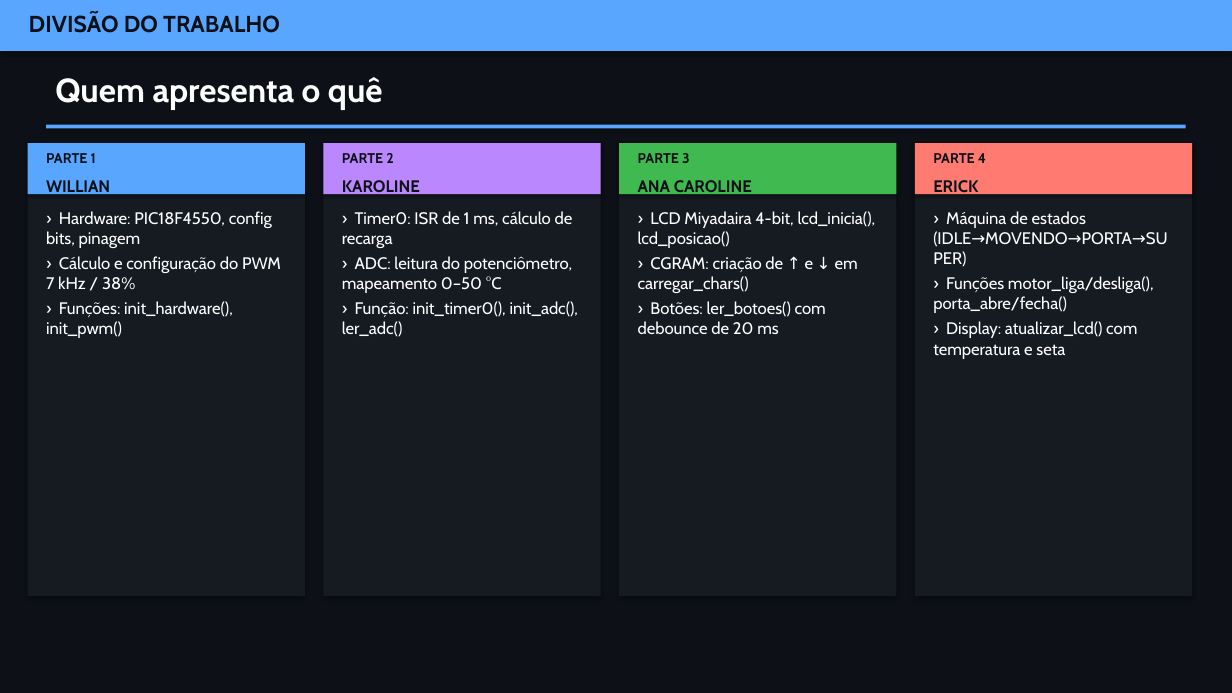
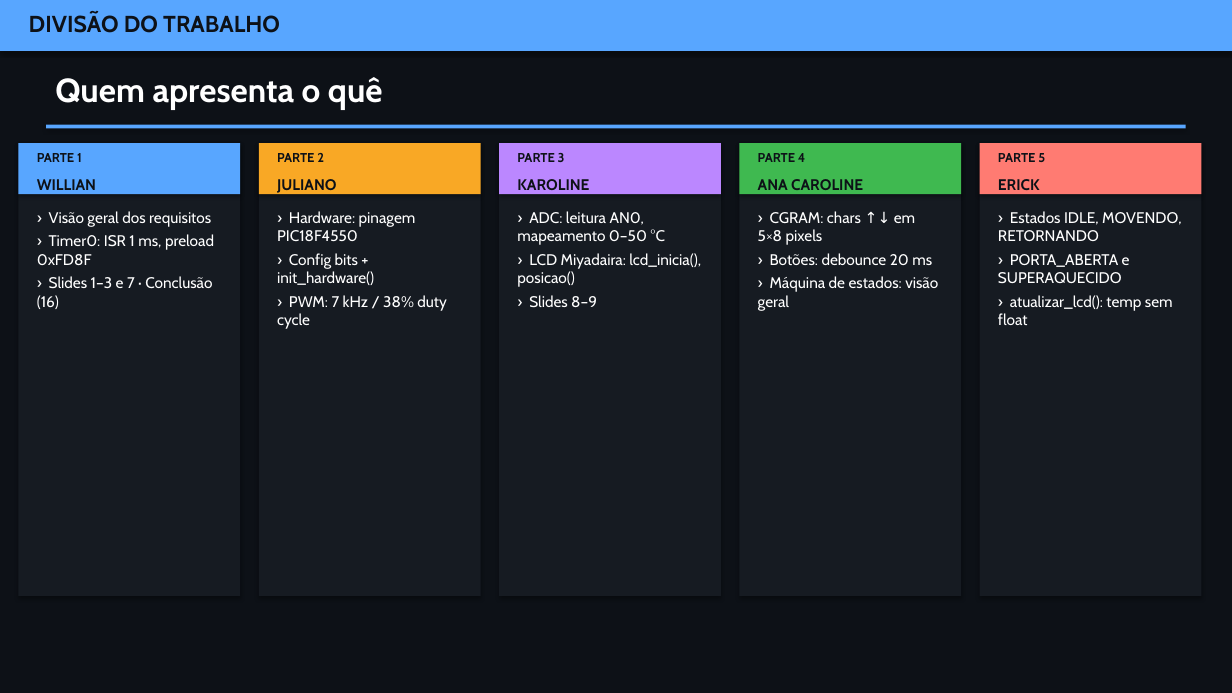
Before and after one commit to Eng-Willian-DS/elevador-pic18, a slide deck: slide 3 of Central_Elevador.pptx. Drawn at 1232x693 pixels with LibreOffice and Linux fonts; fonts in the diff are those of the drawing. Boxes give left, top, right and bottom in pixels: in the first picture for what was removed or moved away, otherwise in the second. Text is boxed around its words. In the diff, an @@ line names an element or a change of style, - is before the commit and + after.

```diff
--- a/Central_Elevador.pptx
+++ b/Central_Elevador.pptx
@@ rectangle: place and size @@
-rectangle at [28,143,305,596]
+rectangle at [18,143,240,596]
@@ rectangle: place and size @@
-rectangle at [28,143,305,194]
+rectangle at [18,143,240,194]
@@ text "PARTE 1": place and size @@
-text "PARTE 1" at [46,153,96,163]
+text "PARTE 1" at [37,153,82,162]
@@ rectangle: place and size @@
-rectangle at [323,143,601,596]
+rectangle at [259,143,481,596]
@@ rectangle: place and size @@
-rectangle at [323,143,601,194]
+rectangle at [259,143,481,194]
@@ rectangle at [259,143,481,194]: fill #BB87FF to #F9A825 @@
@@ text "PARTE 2": place and size @@
-text "PARTE 2" at [342,153,393,163]
+text "PARTE 2" at [277,153,324,162]
@@ rectangle: place and size @@
-rectangle at [619,143,897,596]
+rectangle at [499,143,721,596]
@@ rectangle: place and size @@
-rectangle at [619,143,897,194]
+rectangle at [499,143,721,194]
@@ rectangle at [499,143,721,194]: fill #3FB950 to #BB87FF @@
@@ text "PARTE 3": place and size @@
-text "PARTE 3" at [638,153,690,163]
+text "PARTE 3" at [517,153,565,162]
@@ rectangle: place and size @@
-rectangle at [915,143,1192,596]
+rectangle at [739,143,961,596]
@@ rectangle added at [739,143,961,194], fill #3FB950 @@
@@ size 11 to 10 pt in 4 elements at [37,153,82,162], [277,153,324,162], [517,153,565,162], [758,153,805,162] @@
@@ text "PARTE 4": place and size @@
-text "PARTE 4" at [933,153,986,163]
+text "PARTE 4" at [758,153,805,162]
@@ rectangle: place and size @@
-rectangle at [915,143,1192,194]
+rectangle at [980,143,1202,194]
@@ rectangle added at [980,143,1202,596], fill #161B22 @@
@@ text "WILLIAN": place and size @@
-text "WILLIAN" at [46,180,110,196]
+text "WILLIAN" at [37,179,96,195]
@@ text added at [277,179,337,195], 12 pt, text #0D1117, bold @@
+JULIANO
@@ size 13 to 12 pt in 4 elements at [37,179,96,195], [998,179,1040,195], [758,179,863,195], [517,179,589,195] @@
@@ text "KAROLINE": place and size @@
-text "KAROLINE" at [342,180,420,196]
+text "KAROLINE" at [517,179,589,195]
@@ text "ANA CAROLINE": place and size @@
-text "ANA CAROLINE" at [638,180,752,196]
+text "ANA CAROLINE" at [758,179,863,195]
@@ text "ERICK": place and size @@
-text "ERICK" at [933,178,978,196]
+text "ERICK" at [998,179,1040,195]
@@ text added at [998,153,1045,162], 10 pt, text #0D1117, bold @@
+PARTE 5
@@ text at [37,211,214,309]: text changed; size 13 to 12 pt @@
-› Hardware: PIC18F4550, config bits, pinagem
-› Cálculo e configuração do PWM 7 kHz / 38%
-› Funções: init_hardware(), init_pwm()
+› Visão geral dos requisitos
+› Timer0: ISR 1 ms, preload 0xFD8F
+› Slides 1–3 e 7 · Conclusão (16)
@@ text at [277,211,447,329]: text changed; size 13 to 12 pt @@
-› Timer0: ISR de 1 ms, cálculo de recarga
-› ADC: leitura do potenciômetro, mapeamento 0–50 °C
-› Função: init_timer0(), init_adc(), ler_adc()
+› Hardware: pinagem PIC18F4550
+› Config bits + init_hardware()
+› PWM: 7 kHz / 38% duty cycle
@@ text at [517,211,701,308]: text changed; size 13 to 12 pt @@
-› LCD Miyadaira 4-bit, lcd_inicia(), lcd_posicao()
-› CGRAM: criação de ↑ e ↓ em carregar_chars()
-› Botões: ler_botoes() com debounce de 20 ms
+› ADC: leitura AN0, mapeamento 0–50 °C
+› LCD Miyadaira: lcd_inicia(), posicao()
+› Slides 8–9
@@ text at [758,211,938,311]: text changed; size 13 to 12 pt @@
-› Máquina de estados (IDLE→MOVENDO→PORTA→SUPER)
-› Funções motor_liga/desliga(), porta_abre/fecha()
-› Display: atualizar_lcd() com temperatura e seta
+› CGRAM: chars ↑↓ em 5×8 pixels
+› Botões: debounce 20 ms
+› Máquina de estados: visão geral
@@ text added at [998,211,1181,325], 12 pt, text #FFFFFF @@
+› Estados IDLE, MOVENDO, RETORNANDO
+› PORTA_ABERTA e SUPERAQUECIDO
+› atualizar_lcd(): temp sem float
```
Also in this commit, not shown: 14 other slides changed, 2 other files.
